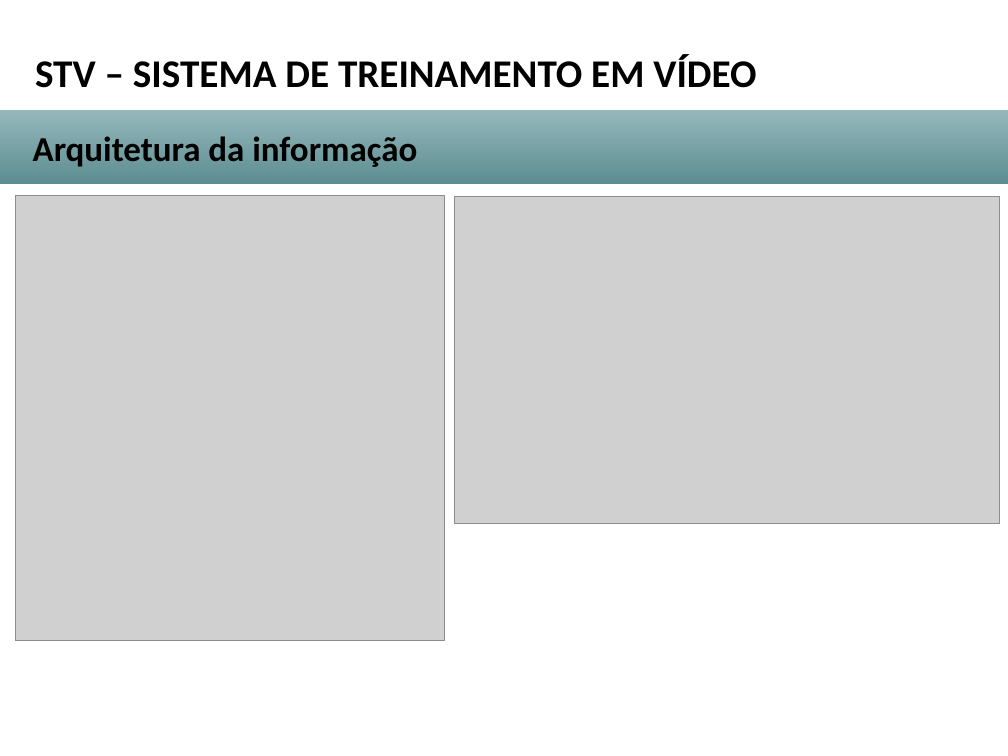
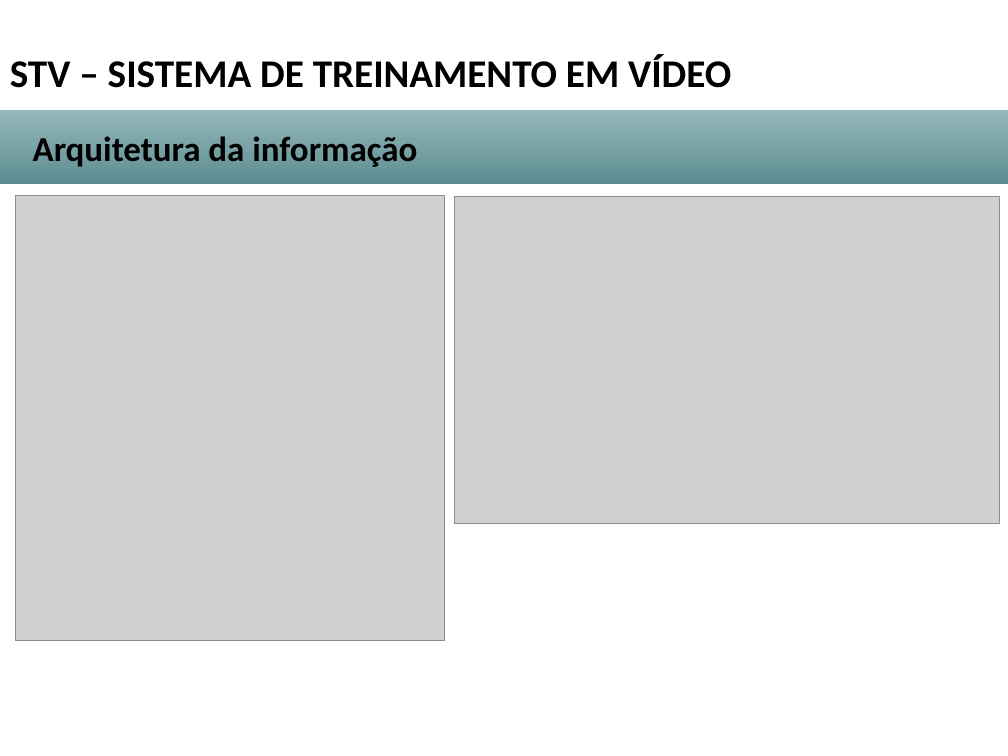
Before and after one commit to evaldoavelar/STV, a slide deck: slide 9 of puc/Apresentacao.odp. Drawn at 1008x756 pixels with LibreOffice and Linux fonts; fonts in the diff are those of the drawing; grey boxes stand for pictures; background and template pictures are left out. Boxes give left, top, right and bottom in pixels: in the first picture for what was removed or moved away, otherwise in the second. Text is boxed around its words. In the diff, an @@ line names an element or a change of style, - is before the commit and + after.

Commit message:
Endereço do Sistema

```diff
--- a/puc/Apresentacao.odp
+++ b/puc/Apresentacao.odp
@@ text "STV – SISTEMA DE TREINAMENTO ...": place and size @@
-text "STV – SISTEMA DE TREINAMENTO ..." at [35,54,756,88]
+text "STV – SISTEMA DE TREINAMENTO ..." at [10,54,731,88]
```
Also in this commit, not shown: 9 other slides changed, 2 other files.
